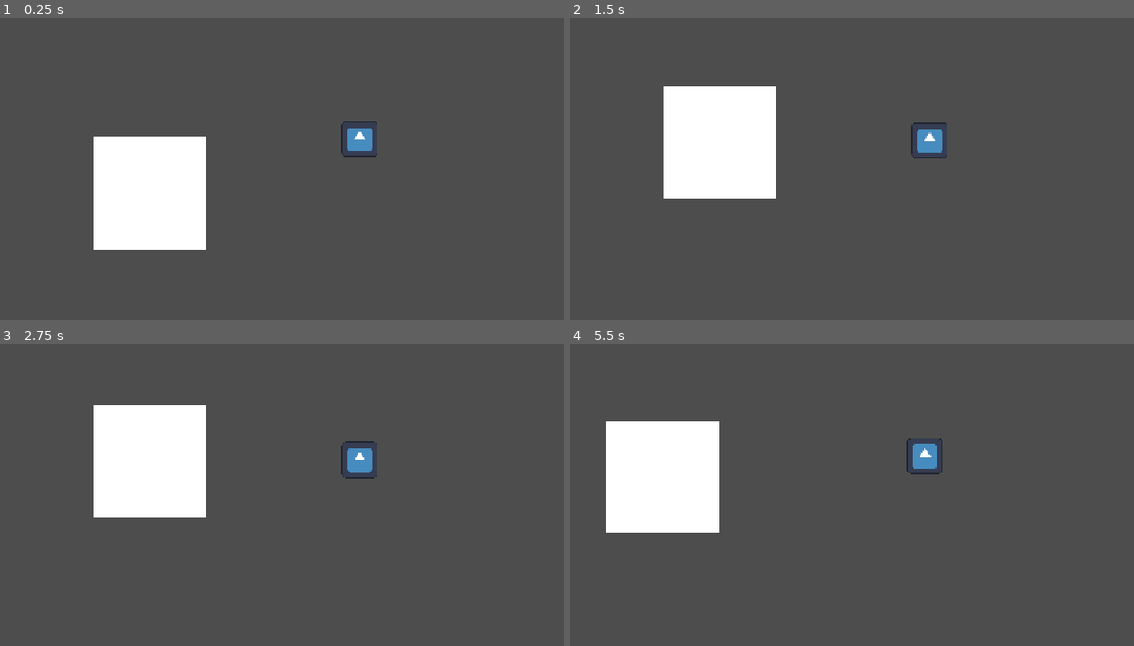
Above: before the commit, frames 1-4 (two rows, left to right).
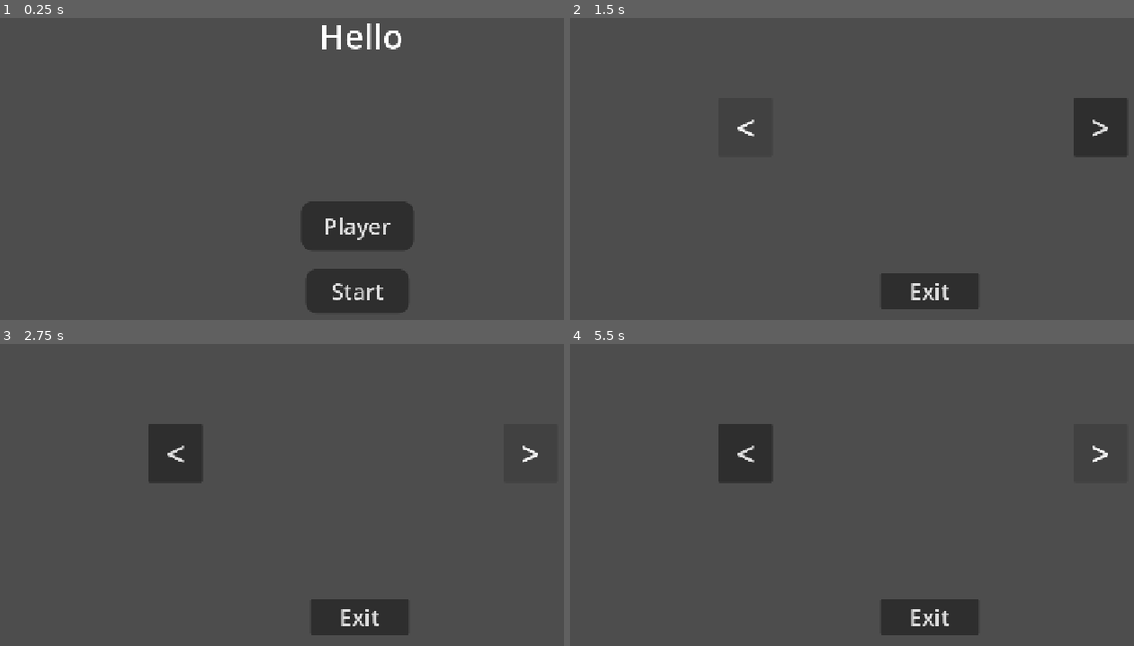
Above: after the commit, the same moments.

Repository: SebastianFiser/hc-haven-bounce-back
Game: Godot game, scene res://scenes/main.tscn
Two runs of this game, one before a commit and one after it. Both use one fixed random seed, a clock stepped at 60 frames per second and the inputs below. The engine's default icon, where the game draws it, is replaced by a stand-in: a white triangle on a blue panel in a dark square.
Inputs (mouse positions are in pixels of both pictures, inside the frame that each line leads up to):
- Up to frame 1 (0.25 s): no input
- Up to frame 2 (1.5 s): click (925, 226) at 0.5 s, where only the run after the commit has a clickable "Player"; click (744, 126) at 1.25 s, where only the run after the commit has a clickable "<"
- Up to frame 3 (2.75 s): click (530, 452) at 2 s, where only the run after the commit has a clickable ">"
- Up to frame 4 (5.5 s): tap Enter at 2.75 s; hold D (move_right) 2.78-4.28 s; tap W (jump) at 2.85, 3.02, 3.32, 3.6, 3.77, 4.07, 4.35, 5.1, 5.27 s; hold A (move_left) 4.28-5.03 s; hold D (move_right) from 5.03 s (still down)

The runs differ from the first frame. In frame 1, 14% of the frame differs, in the area x 16-74%, y 1-98%; in frame 2, 12%; in frame 3, 10%; in frame 4, 12%.

Commit message:
connect base uái with start game!

Diff:
--- a/project.godot
+++ b/project.godot
@@ -11,7 +11,7 @@
 [application]
 
 config/name="hc-heaven-bounce-back"
-run/main_scene="uid://hffrj4tbwggd"
+run/main_scene="uid://bbtcg4q0ctk7h"
 config/features=PackedStringArray("4.7", "GL Compatibility")
 config/icon="res://icon.svg"
 
@@ -29,10 +29,6 @@
 [editor]
 
 naming/size/viewport_height=648
-
-[global_group]
-
-player=""
 
 [input]
 
--- /dev/null
+++ b/scenes/game.tscn
@@ -0,0 +1,70 @@
+[gd_scene format=3 uid="uid://hffrj4tbwggd"]
+
+[ext_resource type="PackedScene" uid="uid://y3uaehd0uls5" path="res://scenes/player.tscn" id="1_yqjtg"]
+[ext_resource type="Script" uid="uid://cenxlwf3py0is" path="res://scripts/goal.gd" id="2_lnu2h"]
+
+[sub_resource type="RectangleShape2D" id="RectangleShape2D_fbbwq"]
+size = Vector2(150, 20)
+
+[sub_resource type="RectangleShape2D" id="RectangleShape2D_0wfyh"]
+size = Vector2(56.599995, 53.899998)
+
+[node name="game" type="Node2D" unique_id=201980430]
+
+[node name="StaticBody2D" type="StaticBody2D" parent="." unique_id=1150332756]
+
+[node name="CollisionShape2D" type="CollisionShape2D" parent="StaticBody2D" unique_id=1712043245]
+position = Vector2(382.99997, 854.99994)
+scale = Vector2(10, 10)
+shape = SubResource("RectangleShape2D_fbbwq")
+debug_color = Color(0.974142, 0, 0.43234977, 0.41960785)
+
+[node name="CollisionShape2D" type="CollisionShape2D" parent="StaticBody2D/CollisionShape2D" unique_id=782355038]
+position = Vector2(594.99994, 714.99994)
+scale = Vector2(10, 10)
+shape = SubResource("RectangleShape2D_fbbwq")
+debug_color = Color(0.974142, 0, 0.43234977, 0.41960785)
+
+[node name="StaticBody2D2" type="StaticBody2D" parent="." unique_id=163730289]
+rotation = 1.579523
+
+[node name="CollisionShape2D" type="CollisionShape2D" parent="StaticBody2D2" unique_id=1550277754]
+position = Vector2(427.4329, -1212.7761)
+scale = Vector2(10, 10)
+shape = SubResource("RectangleShape2D_fbbwq")
+debug_color = Color(0.974142, 0, 0.43234977, 0.41960785)
+
+[node name="CollisionShape2D" type="CollisionShape2D" parent="StaticBody2D2/CollisionShape2D" unique_id=1570686531]
+position = Vector2(594.99994, 714.99994)
+scale = Vector2(10, 10)
+shape = SubResource("RectangleShape2D_fbbwq")
+debug_color = Color(0.974142, 0, 0.43234977, 0.41960785)
+
+[node name="CharacterBody2D" parent="." unique_id=249291869 instance=ExtResource("1_yqjtg")]
+position = Vector2(393, 473)
+speed = 700.0
+gravity = 1000.0
+veloc_jump = -700.0
+acceleration = 1700.0
+friction = 1000.0
+bounciness = 0.7
+
+[node name="Goal" type="Area2D" parent="." unique_id=693791610]
+position = Vector2(-364, 677)
+scale = Vector2(10, 10)
+script = ExtResource("2_lnu2h")
+
+[node name="CollisionShape2D" type="CollisionShape2D" parent="Goal" unique_id=909732708]
+position = Vector2(0.100001335, -0.20000076)
+scale = Vector2(0.99999994, 0.99999994)
+shape = SubResource("RectangleShape2D_0wfyh")
+
+[node name="ColorRect" type="ColorRect" parent="Goal/CollisionShape2D" unique_id=1996595566]
+offset_left = -18.500002
+offset_top = -18.350006
+offset_right = 21.499998
+offset_bottom = 21.649994
+offset_transform_enabled = true
+metadata/_edit_use_anchors_ = true
+
+[connection signal="body_entered" from="Goal" to="Goal" method="_on_goal_body_entered"]
--- a/scenes/main.tscn
+++ b/scenes/main.tscn
@@ -1,68 +1,62 @@
-[gd_scene format=3 uid="uid://hffrj4tbwggd"]
+[gd_scene format=3 uid="uid://bbtcg4q0ctk7h"]
 
-[ext_resource type="PackedScene" uid="uid://y3uaehd0uls5" path="res://scenes/player.tscn" id="2_0wfyh"]
-[ext_resource type="Script" uid="uid://cenxlwf3py0is" path="res://scripts/goal.gd" id="2_sugp2"]
+[ext_resource type="Script" uid="uid://bg0dng78ib3vl" path="res://scripts/main_menu.gd" id="1_o5qli"]
 
-[sub_resource type="RectangleShape2D" id="RectangleShape2D_fbbwq"]
-size = Vector2(150, 20)
+[sub_resource type="StyleBoxFlat" id="StyleBoxFlat_06t4h"]
+content_margin_left = 4.0
+content_margin_top = 4.0
+content_margin_right = 4.0
+content_margin_bottom = 4.0
+bg_color = Color(0.1, 0.1, 0.1, 0.6)
+corner_radius_top_left = 20
+corner_radius_top_right = 20
+corner_radius_bottom_right = 20
+corner_radius_bottom_left = 20
+corner_detail = 20
 
-[sub_resource type="RectangleShape2D" id="RectangleShape2D_0wfyh"]
-size = Vector2(56.599995, 53.899998)
+[node name="Main" type="Node2D" unique_id=646089278]
+script = ExtResource("1_o5qli")
 
-[node name="Main" type="Node2D" unique_id=201980430]
+[node name="Start" type="Control" parent="." unique_id=186997821]
+layout_mode = 3
+anchors_preset = 0
+offset_right = 1280.0
+offset_bottom = 720.0
 
-[node name="StaticBody2D" type="StaticBody2D" parent="." unique_id=1150332756]
+[node name="start" type="Button" parent="Start" unique_id=587290838]
+layout_mode = 1
+anchors_preset = -1
+anchor_right = 1.0
+anchor_bottom = 1.0
+offset_left = 544.0
+offset_top = 600.0
+offset_right = -552.0
+offset_bottom = -40.0
+theme_override_font_sizes/font_size = 40
+theme_override_styles/normal = SubResource("StyleBoxFlat_06t4h")
+text = "Start"
 
-[node name="CollisionShape2D" type="CollisionShape2D" parent="StaticBody2D" unique_id=1712043245]
-position = Vector2(382.99997, 854.99994)
-scale = Vector2(10, 10)
-shape = SubResource("RectangleShape2D_fbbwq")
-debug_color = Color(0.974142, 0, 0.43234977, 0.41960785)
+[node name="player" type="Button" parent="Start" unique_id=373396623]
+layout_mode = 1
+anchors_preset = -1
+anchor_right = 1.0
+anchor_bottom = 1.0
+offset_left = 536.0
+offset_top = 480.0
+offset_right = -544.0
+offset_bottom = -152.0
+theme_override_font_sizes/font_size = 40
+theme_override_styles/normal = SubResource("StyleBoxFlat_06t4h")
+text = "Player"
 
-[node name="CollisionShape2D" type="CollisionShape2D" parent="StaticBody2D/CollisionShape2D" unique_id=782355038]
-position = Vector2(594.99994, 714.99994)
-scale = Vector2(10, 10)
-shape = SubResource("RectangleShape2D_fbbwq")
-debug_color = Color(0.974142, 0, 0.43234977, 0.41960785)
+[node name="Label" type="Label" parent="Start" unique_id=2088382483]
+layout_mode = 0
+offset_left = 568.0
+offset_top = 144.0
+offset_right = 718.0
+offset_bottom = 227.0
+theme_override_font_sizes/font_size = 60
+text = "Hello"
 
-[node name="StaticBody2D2" type="StaticBody2D" parent="." unique_id=163730289]
-rotation = 1.579523
-
-[node name="CollisionShape2D" type="CollisionShape2D" parent="StaticBody2D2" unique_id=1550277754]
-position = Vector2(427.4329, -1212.7761)
-scale = Vector2(10, 10)
-shape = SubResource("RectangleShape2D_fbbwq")
-debug_color = Color(0.974142, 0, 0.43234977, 0.41960785)
-
-[node name="CollisionShape2D" type="CollisionShape2D" parent="StaticBody2D2/CollisionShape2D" unique_id=1570686531]
-position = Vector2(594.99994, 714.99994)
-scale = Vector2(10, 10)
-shape = SubResource("RectangleShape2D_fbbwq")
-debug_color = Color(0.974142, 0, 0.43234977, 0.41960785)
-
-[node name="CharacterBody2D" parent="." unique_id=249291869 instance=ExtResource("2_0wfyh")]
-position = Vector2(393, 473)
-speed = 500.0
-gravity = 800.0
-veloc_jump = -500.0
-friction = 350.0
-
-[node name="Goal" type="Area2D" parent="." unique_id=693791610]
-position = Vector2(-364, 677)
-scale = Vector2(10, 10)
-script = ExtResource("2_sugp2")
-
-[node name="CollisionShape2D" type="CollisionShape2D" parent="Goal" unique_id=909732708]
-position = Vector2(0.100001335, -0.20000076)
-scale = Vector2(0.99999994, 0.99999994)
-shape = SubResource("RectangleShape2D_0wfyh")
-
-[node name="ColorRect" type="ColorRect" parent="Goal/CollisionShape2D" unique_id=1996595566]
-offset_left = -18.500002
-offset_top = -18.350006
-offset_right = 21.499998
-offset_bottom = 21.649994
-offset_transform_enabled = true
-metadata/_edit_use_anchors_ = true
-
-[connection signal="body_entered" from="Goal" to="Goal" method="_on_goal_body_entered"]
+[connection signal="pressed" from="Start/start" to="." method="_on_start_pressed"]
+[connection signal="pressed" from="Start/player" to="." method="_on_player_pressed"]
--- a/scenes/main_menu.tscn
+++ /dev/null
@@ -1,62 +0,0 @@
-[gd_scene format=3 uid="uid://bbtcg4q0ctk7h"]
-
-[ext_resource type="Script" uid="uid://bg0dng78ib3vl" path="res://main_menu.gd" id="1_06t4h"]
-
-[sub_resource type="StyleBoxFlat" id="StyleBoxFlat_06t4h"]
-content_margin_left = 4.0
-content_margin_top = 4.0
-content_margin_right = 4.0
-content_margin_bottom = 4.0
-bg_color = Color(0.1, 0.1, 0.1, 0.6)
-corner_radius_top_left = 20
-corner_radius_top_right = 20
-corner_radius_bottom_right = 20
-corner_radius_bottom_left = 20
-corner_detail = 20
-
-[node name="MainMenu" type="Node2D" unique_id=646089278]
-script = ExtResource("1_06t4h")
-
-[node name="Start" type="Control" parent="." unique_id=186997821]
-layout_mode = 3
-anchors_preset = 0
-offset_right = 1280.0
-offset_bottom = 720.0
-
-[node name="start" type="Button" parent="Start" unique_id=587290838]
-layout_mode = 1
-anchors_preset = -1
-anchor_right = 1.0
-anchor_bottom = 1.0
-offset_left = 544.0
-offset_top = 600.0
-offset_right = -552.0
-offset_bottom = -40.0
-theme_override_font_sizes/font_size = 40
-theme_override_styles/normal = SubResource("StyleBoxFlat_06t4h")
-text = "Start"
-
-[node name="player" type="Button" parent="Start" unique_id=373396623]
-layout_mode = 1
-anchors_preset = -1
-anchor_right = 1.0
-anchor_bottom = 1.0
-offset_left = 536.0
-offset_top = 480.0
-offset_right = -544.0
-offset_bottom = -152.0
-theme_override_font_sizes/font_size = 40
-theme_override_styles/normal = SubResource("StyleBoxFlat_06t4h")
-text = "Player"
-
-[node name="Label" type="Label" parent="Start" unique_id=2088382483]
-layout_mode = 0
-offset_left = 568.0
-offset_top = 144.0
-offset_right = 718.0
-offset_bottom = 227.0
-theme_override_font_sizes/font_size = 60
-text = "Hello"
-
-[connection signal="pressed" from="Start/start" to="." method="_on_start_pressed"]
-[connection signal="pressed" from="Start/player" to="." method="_on_player_pressed"]
--- a/scripts/main_menu.gd
+++ b/scripts/main_menu.gd
@@ -12,13 +12,9 @@
 
 
 func _on_start_pressed() -> void:
-	print("GTA6 loading...")
-	for i in range(0, 20):
-		await get_tree().create_timer(0.06).timeout
-		print("." .repeat(i))
-	print("kokot")
+	get_tree().change_scene_to_file("res://scenes/game.tscn")
 
 
 func _on_player_pressed() -> void:
 	print("pressed player")
-	get_tree().change_scene_to_file("res://PickPlayer.tscn")
+	get_tree().change_scene_to_file("res://scenes/PickPlayer.tscn")
--- a/scripts/physics.gd
+++ b/scripts/physics.gd
@@ -31,7 +31,7 @@
 
 	for i in get_slide_collision_count():
 		var normal = get_slide_collision(i).get_normal()
-		if velocity_before.length() > 200.0:
+		if velocity_before.length() > 500.0:
 			var odraz = velocity_before.bounce(normal)
 			odraz.y *= bounciness
 			velocity = odraz
